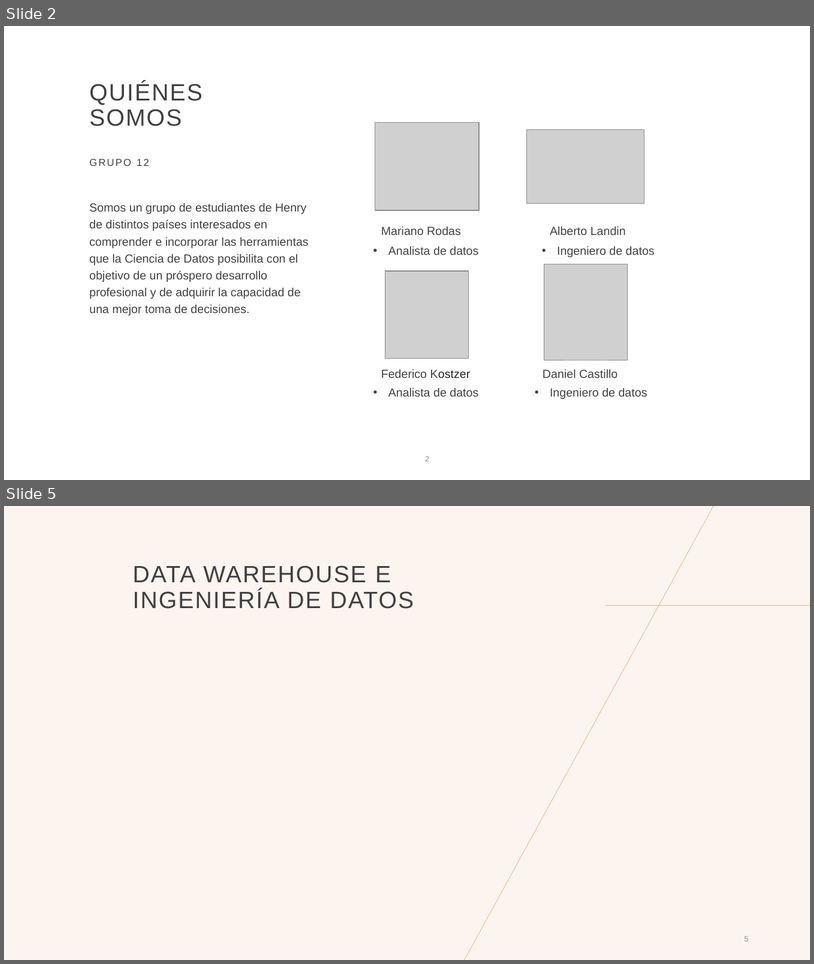
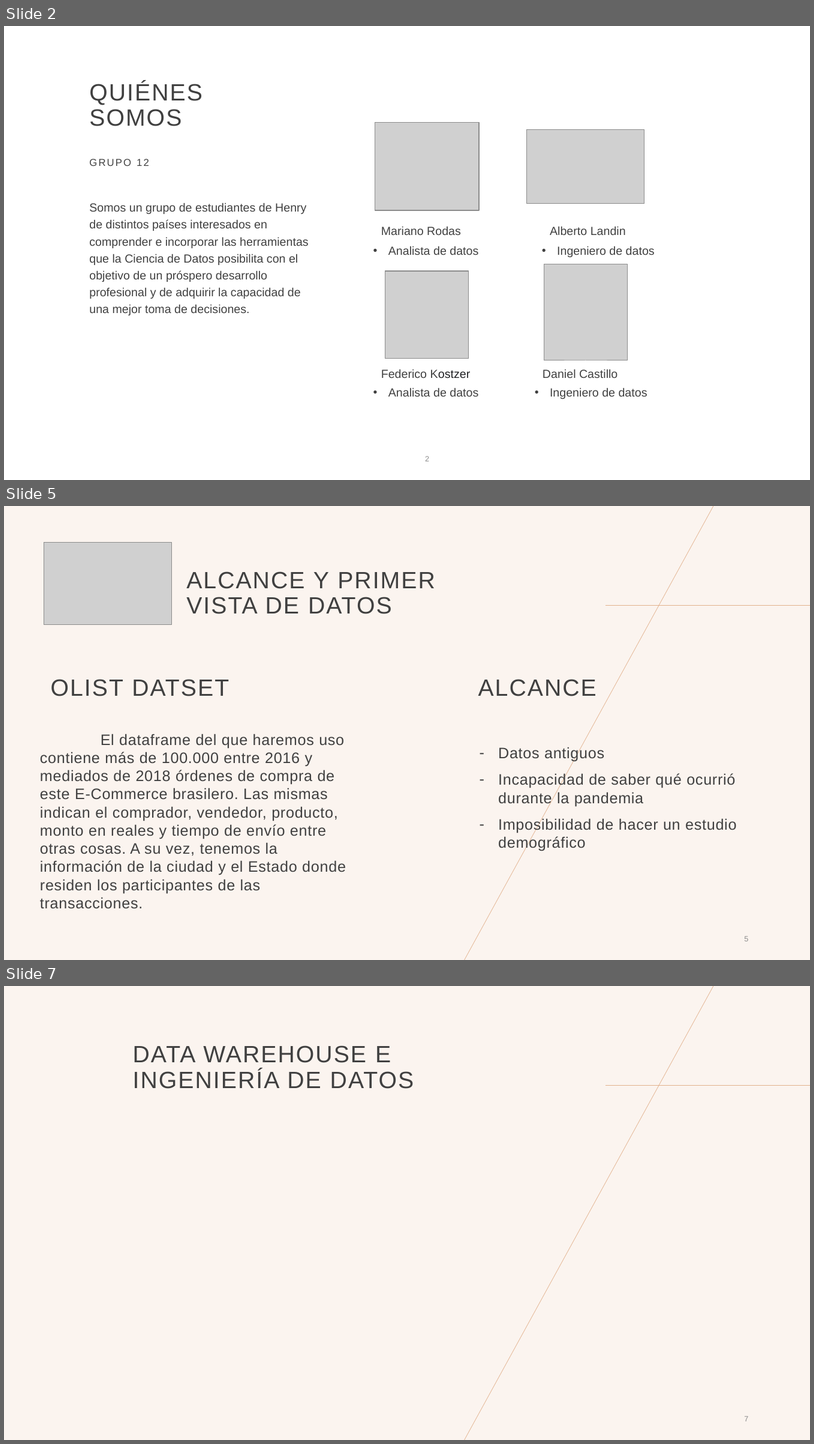
Before and after one commit to AlbertoLandinWork/PG-Olist-grupo12, a slide deck: presentaciones/Presentacion_Semana4.pptx. Shown one above the other, each under a label of ours: slides 2 and 5 before the commit, slides 2, 5 and 7 after it; the slides between them are not shown. The pictures are 814x964 and 814x1444 pixels, drawn with LibreOffice and Linux fonts; fonts in the diff are those of the drawing; grey boxes stand for pictures; background and template pictures are left out. Boxes give left, top, right and bottom in pixels: in the first picture for what was removed or moved away, otherwise in the second. Text is boxed around its words. In the diff, an @@ line names an element or a change of style, - is before the commit and + after.

```diff
--- a/presentaciones/Presentacion_Semana4.pptx
+++ b/presentaciones/Presentacion_Semana4.pptx
@@ slide 5 added at (x1=4, y1=506, x2=810, y2=960), background #FBF4EF; not listed: 2 template elements that a slide beside it also shows @@
@@ picture added at (x1=44, y1=542, x2=171, y2=624) @@
@@ title added at (x1=186, y1=571, x2=435, y2=614), 28 pt, text #404040 @@
+ALCANCE Y PRIMER VISTA DE DATOS
@@ text added at (x1=51, y1=679, x2=229, y2=696), 28 pt, text #404040 @@
+OLIST DATSET
@@ text added at (x1=479, y1=679, x2=597, y2=696), 28 pt, text #404040 @@
+ALCANCE
@@ text added at (x1=40, y1=733, x2=346, y2=909), 18 pt, text #404040 @@
+El dataframe del que haremos uso contiene más de 100.000 entre 2016 y mediados de 2018 órdenes de compra de este E-Commerce brasilero. Las mismas indican el comprador, vendedor, producto, monto en reales y tiempo de envío entre otras cosas. A su vez, tenemos la información de la ciudad y el Estado donde residen los participantes de las transacciones.
@@ text added at (x1=498, y1=746, x2=737, y2=851), 18 pt, text #404040 @@
+– Datos antiguos
+– Incapacidad de saber qué ocurrió durante la pandemia
+– Imposibilidad de hacer un estudio demográfico
@@ page number added at (x1=744, y1=936, x2=749, y2=941), 9 pt, text #8C8C8C @@
+5
@@ what was slide 5 is now slide 7 @@
@@ page number at (x1=744, y1=1416, x2=749, y2=1421): text changed @@
-5
+7
```
Also in this commit, not shown: 7 slides changed, 2 other slides added, 1 slide removed.
